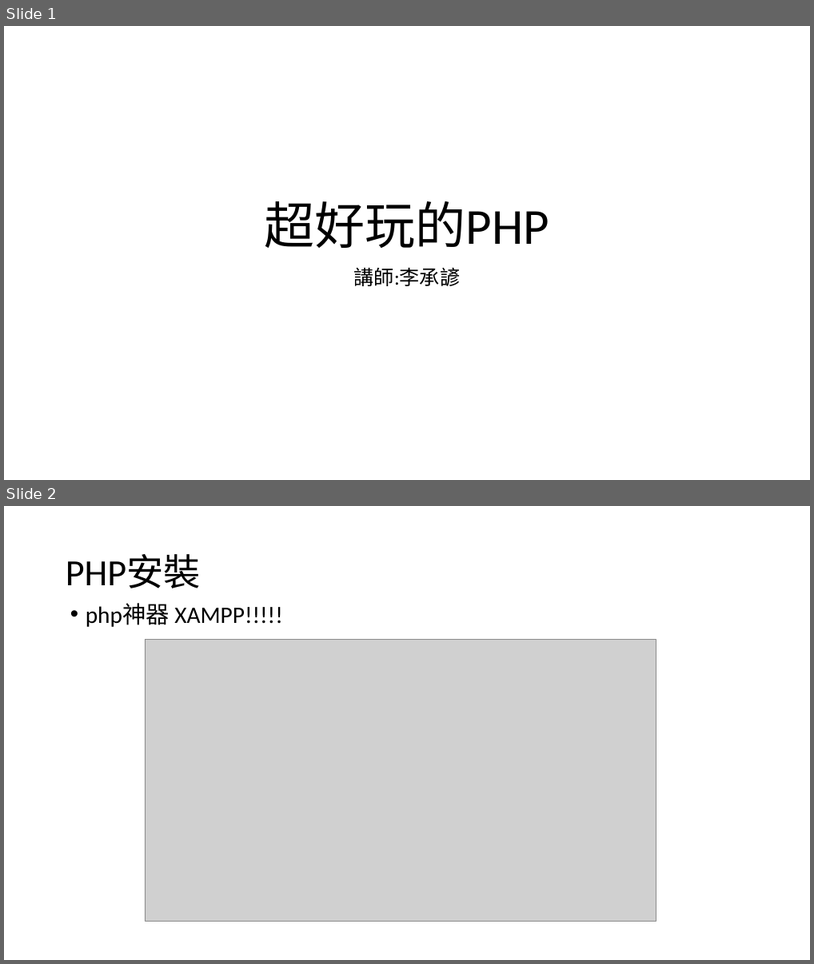
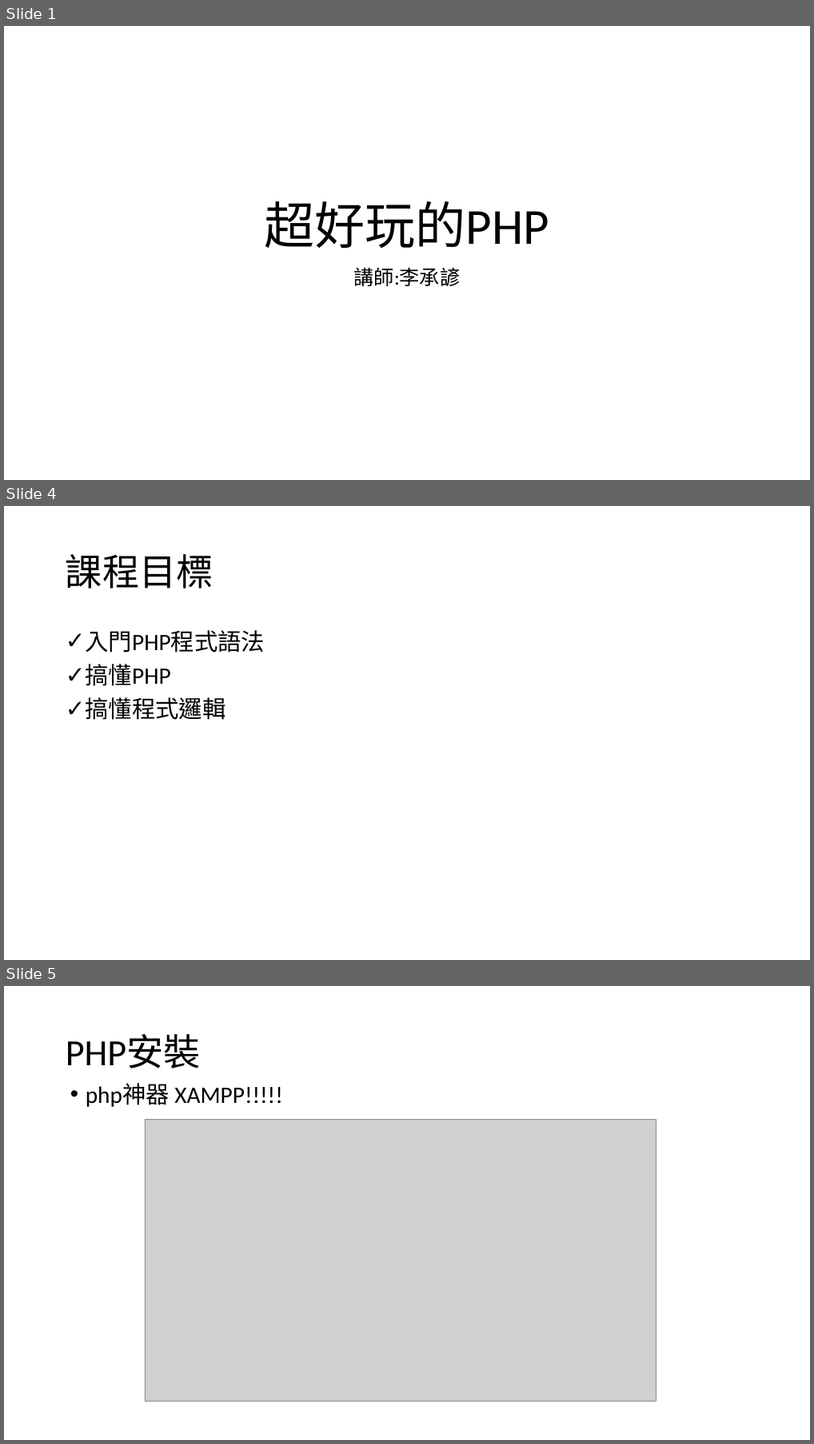
Before and after one commit to choco2001/ppt, a slide deck: php.pptx. Shown one above the other, each under a label of ours: slides 1 and 2 before the commit, slides 1, 4 and 5 after it; the slides between them are not shown. The pictures are 814x964 and 814x1444 pixels, drawn with LibreOffice and Linux fonts; fonts in the diff are those of the drawing; grey boxes stand for pictures. Boxes give left, top, right and bottom in pixels: in the first picture for what was removed or moved away, otherwise in the second. Text is boxed around its words. In the diff, an @@ line names an element or a change of style, - is before the commit and + after.

```diff
--- a/php.pptx
+++ b/php.pptx
@@ slide 4 added at (4,506,810,960), background #FFFFFF @@
@@ title added at (66,554,214,588), 44 pt, text #000000 @@
+課程目標
@@ text added at (85,630,265,720), 28 pt, text #000000 @@
+✓ 入門PHP程式語法
+✓ 搞懂PHP
+✓ 搞懂程式邏輯
@@ what was slide 2 is now slide 5 @@
```
Also in this commit, not shown: 2 slides changed, 2 other slides added, 1 slide removed.
